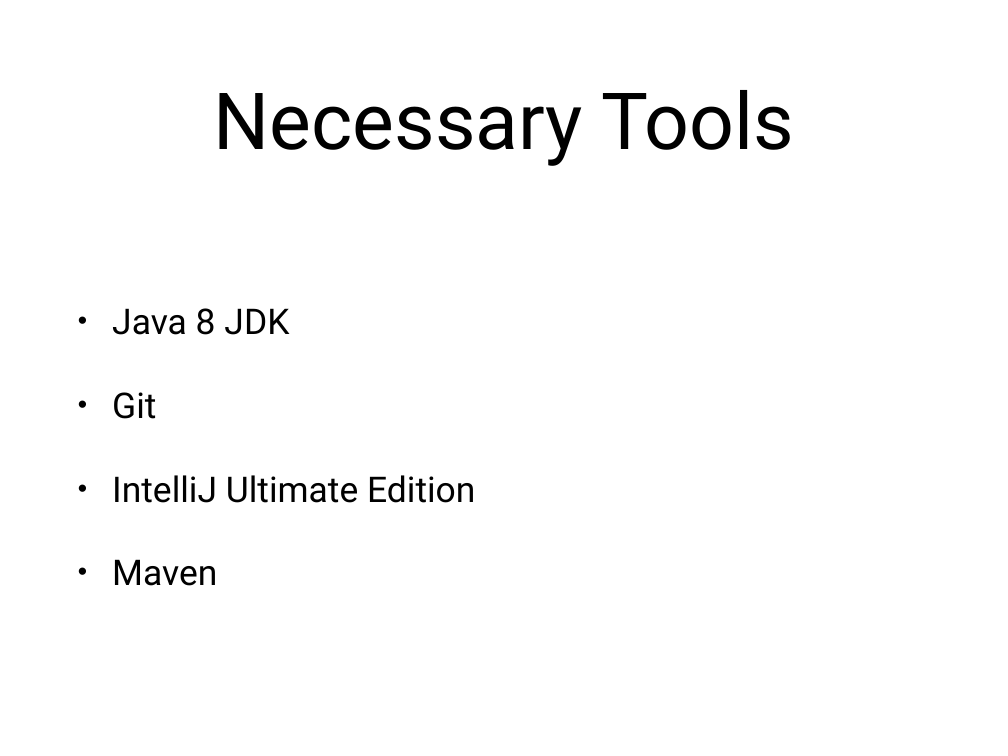
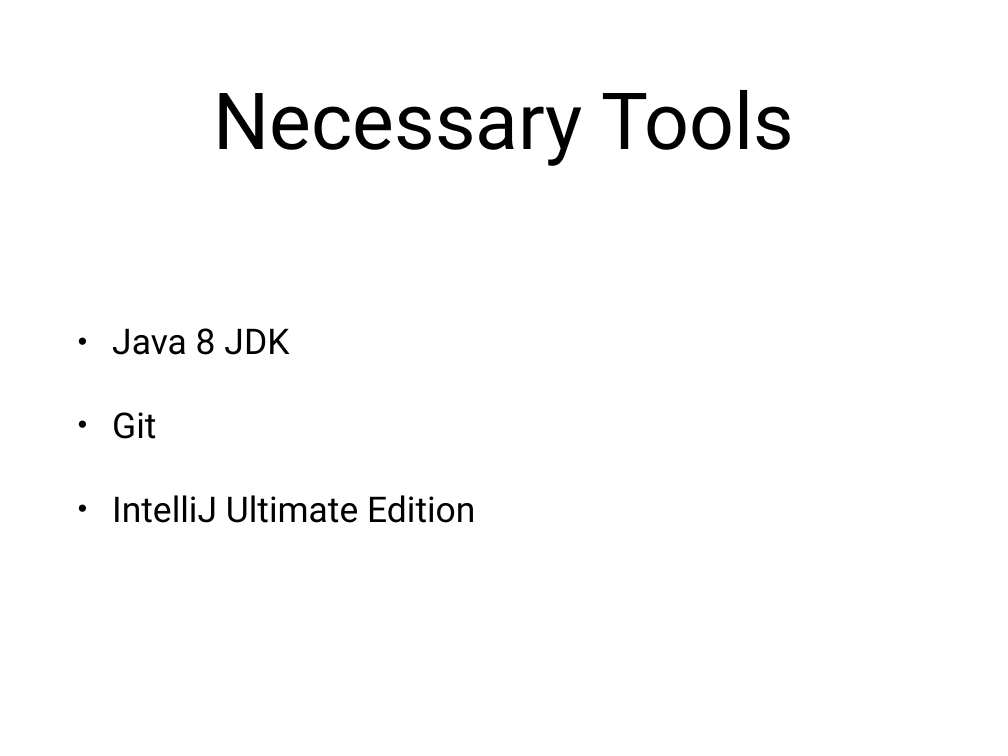
Before and after one commit to arcuri82/algorithms, a slide deck: slide 13 of docs/slides/01/01_intro.pptx. Drawn at 1008x756 pixels with LibreOffice and Linux fonts; fonts in the diff are those of the drawing. Boxes give left, top, right and bottom in pixels: in the first picture for what was removed or moved away, otherwise in the second. Text is boxed around its words. In the diff, an @@ line names an element or a change of style, - is before the commit and + after.

```diff
--- a/docs/slides/01/01_intro.pptx
+++ b/docs/slides/01/01_intro.pptx
@@ text at box(112, 559, 217, 586): paragraph removed @@
-• Maven
```
Also in this commit, not shown: 8 other slides changed, 12 slides added, 2 slides removed, 1 other file.
